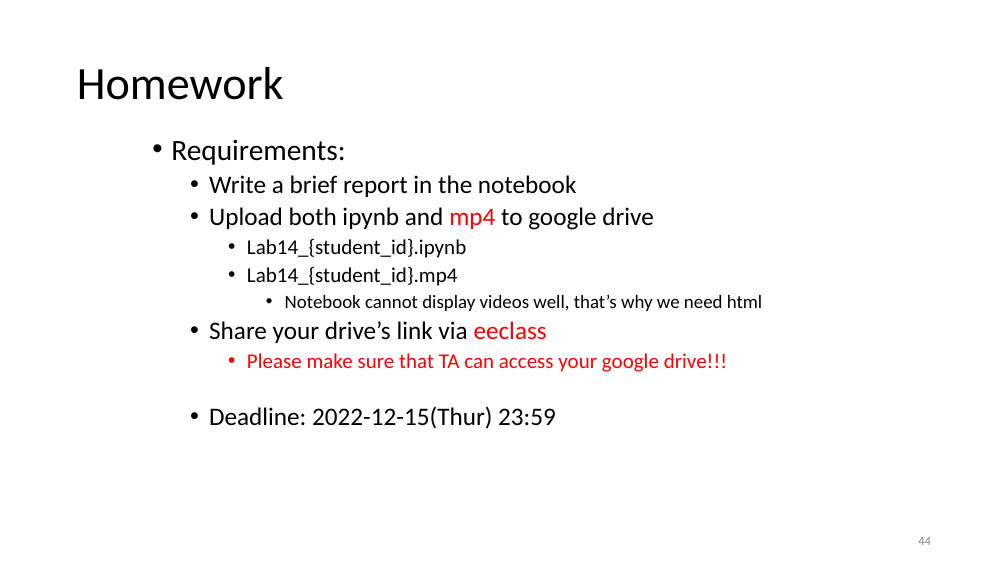
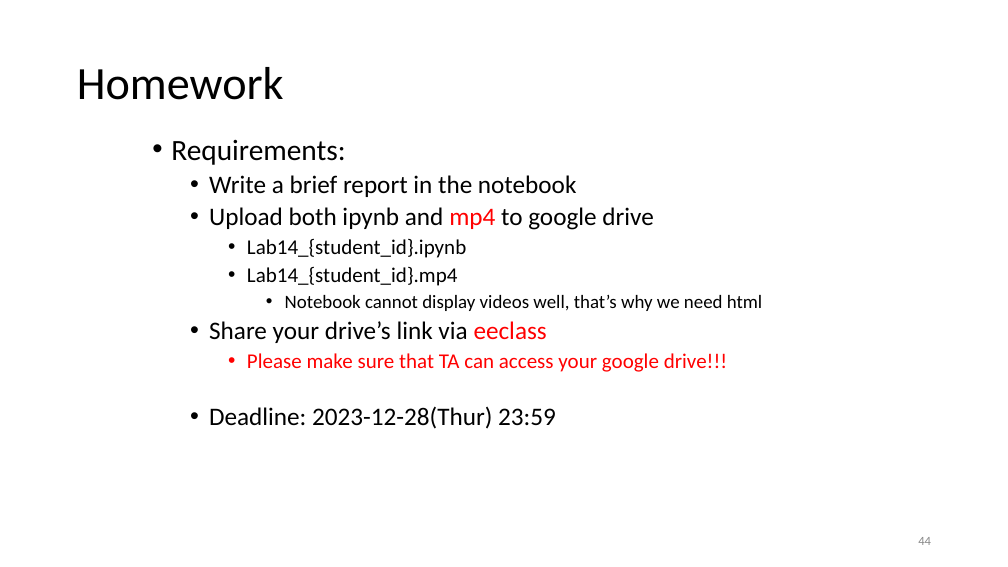
Before and after one commit to nthu-datalab/ml, a slide deck: slide 44 of labs/14_Q-Learning/14_Q-Learning_slide.pptx. Drawn at 1008x567 pixels with LibreOffice and Linux fonts; fonts in the diff are those of the drawing. Boxes give left, top, right and bottom in pixels: in the first picture for what was removed or moved away, otherwise in the second. Text is boxed around its words. In the diff, an @@ line names an element or a change of style, - is before the commit and + after.

```diff
--- a/labs/14_Q-Learning/14_Q-Learning_slide.pptx
+++ b/labs/14_Q-Learning/14_Q-Learning_slide.pptx
@@ text at box(209, 406, 556, 429): text changed @@
-  • Deadline: 2022-12-15(Thur) 23:59
+  • Deadline: 2023-12-28(Thur) 23:59
```
Also in this commit, not shown: 1 other slide changed, 5 other files.
